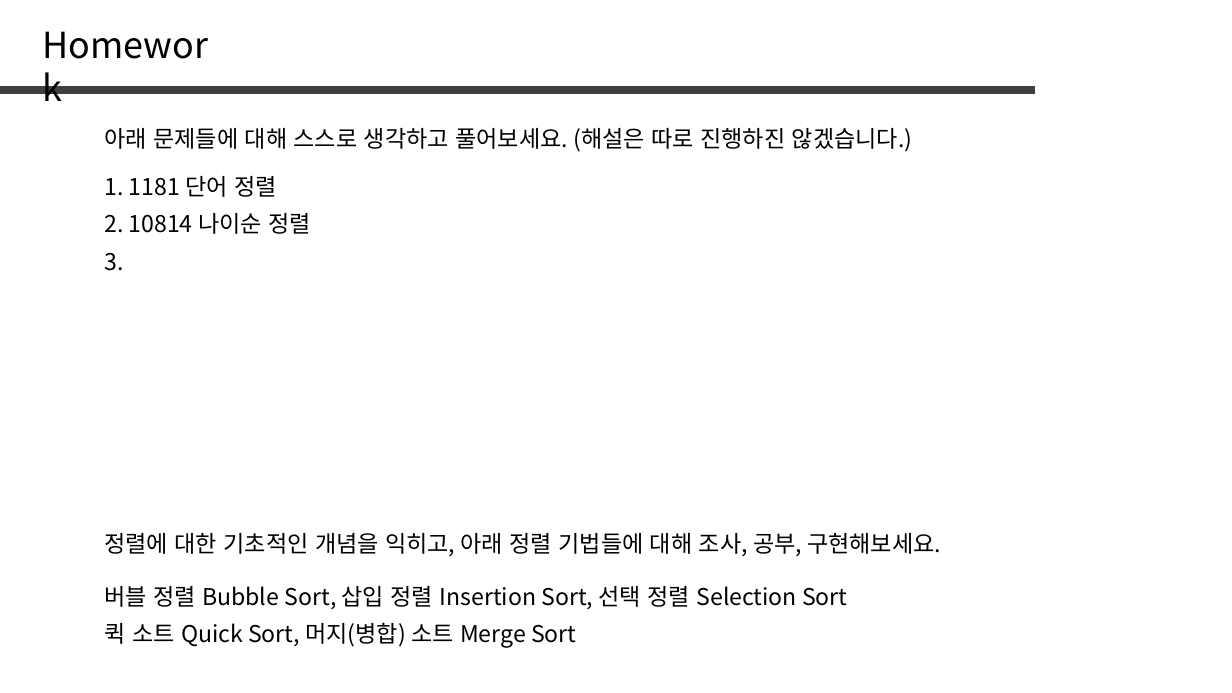
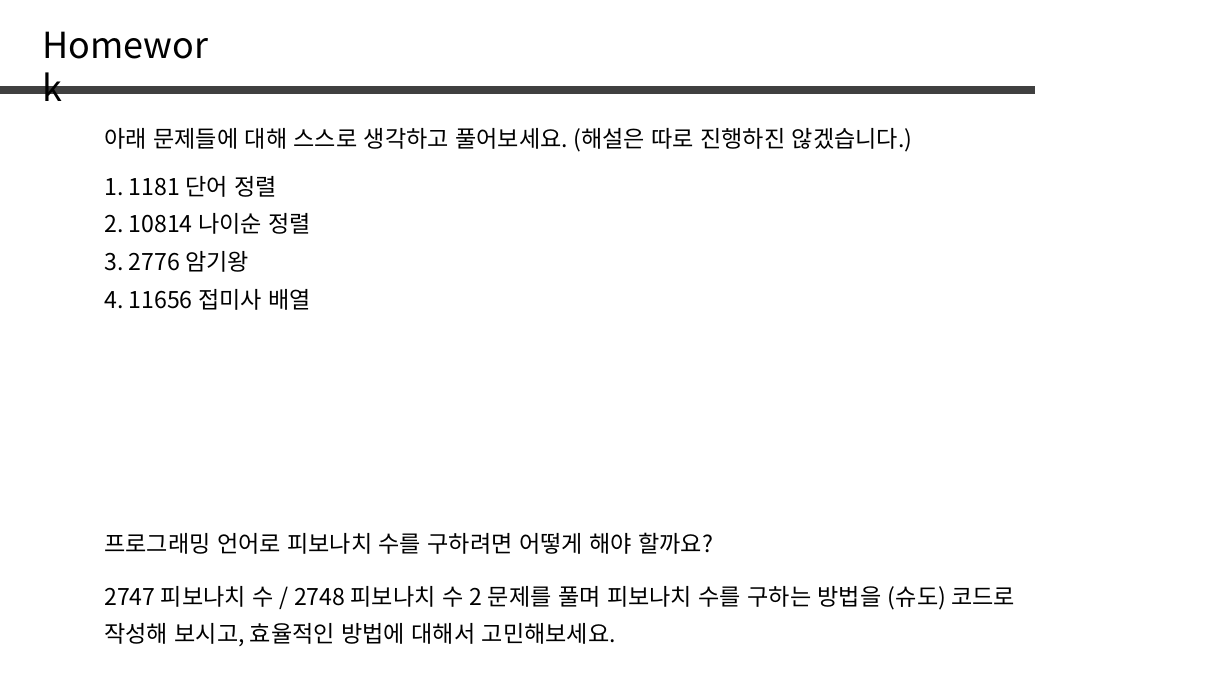
Before and after one commit to jaehoo1/PS-study, a slide deck: slide 31 of study/4_Sorting, Binary Search.pptx (slide 39 before the commit). Drawn at 1232x693 pixels with LibreOffice and Linux fonts; fonts in the diff are those of the drawing. Boxes give left, top, right and bottom in pixels: in the first picture for what was removed or moved away, otherwise in the second. Text is boxed around its words. In the diff, an @@ line names an element or a change of style, - is before the commit and + after.

Commit message:
4작성중

```diff
--- a/study/4_Sorting, Binary Search.pptx
+++ b/study/4_Sorting, Binary Search.pptx
@@ text at [104, 251, 249, 272]: text changed @@
-3.
+3. 2776 암기왕
@@ text added at [104, 289, 311, 310], 18 pt, text #000000 @@
+4. 11656 접미사 배열
@@ text at [104, 532, 713, 554]: text changed @@
-정렬에 대한 기초적인 개념을 익히고, 아래 정렬 기법들에 대해 조사, 공부, 구현해보세요.
+프로그래밍 언어로 피보나치 수를 구하려면 어떻게 해야 할까요?
@@ text at [104, 586, 1015, 610]: text changed @@
-버블 정렬 Bubble Sort, 삽입 정렬 Insertion Sort, 선택 정렬 Selection Sort
+2747 피보나치 수 / 2748 피보나치 수 2 문제를 풀며 피보나치 수를 구하는 방법을 (슈도) 코드로
@@ text at [104, 623, 616, 646]: text changed @@
-퀵 소트 Quick Sort, 머지(병합) 소트 Merge Sort
+작성해 보시고, 효율적인 방법에 대해서 고민해보세요.
```
Also in this commit, not shown: 2 other slides changed, 2 slides added, 10 slides removed.
